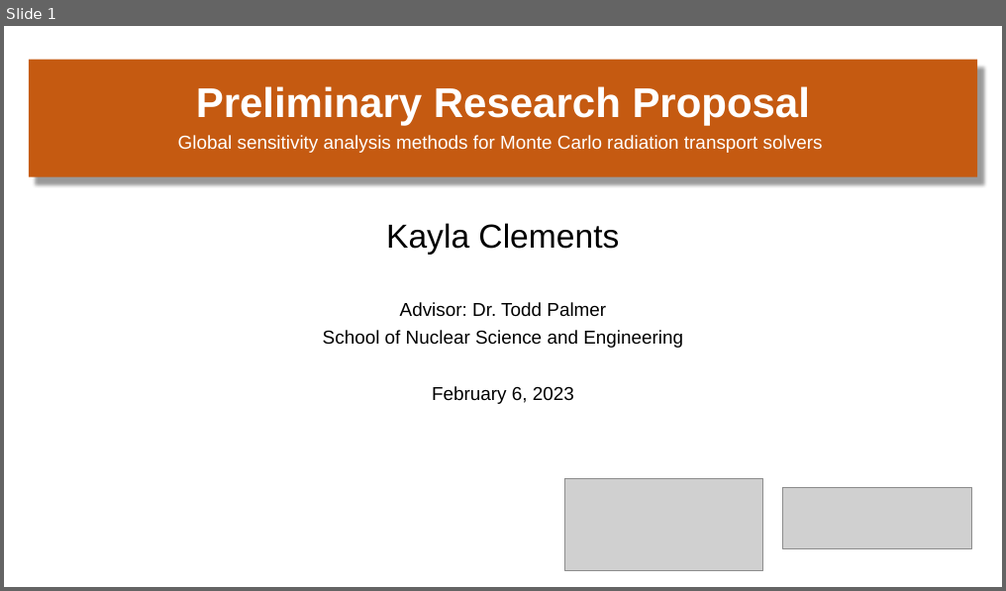
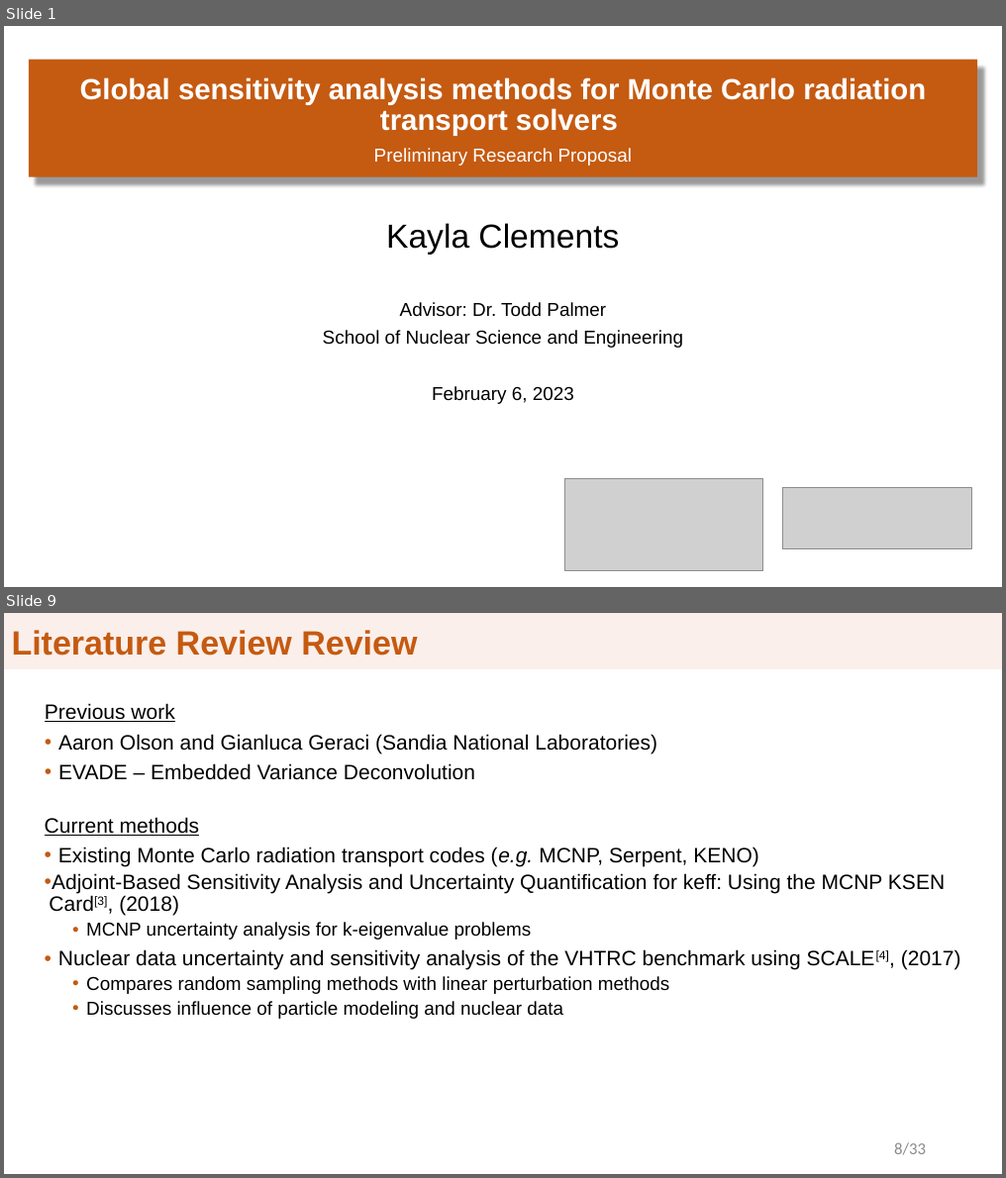
Before and after one commit to clemekay/preliminary-exam, a slide deck: Prelim_presentation.pptx. Shown one above the other, each under a label of ours: slide 1 before the commit, slides 1 and 9 after it; the slides between them are not shown. The pictures are 1006x591 and 1006x1178 pixels, drawn with LibreOffice and Linux fonts; fonts in the diff are those of the drawing; grey boxes stand for pictures; background and template pictures are left out. Boxes give left, top, right and bottom in pixels: in the first picture for what was removed or moved away, otherwise in the second. Text is boxed around its words. In the diff, an @@ line names an element or a change of style, - is before the commit and + after.

```diff
--- a/Prelim_presentation.pptx
+++ b/Prelim_presentation.pptx
@@ slide 9 added at (4,613,1002,1174), background #FFFFFF @@
@@ title added at (4,613,1002,668), fill #FAEFEA, outline #FAEFEA 0.75 pt, 32.4 pt, text #C55A11, bold @@
+Literature Review Review
@@ rectangle added at (822,613,1002,668), fill #FAEFEA, outline #FAEFEA 1 pt @@
@@ text added at (45,703,657,780), 20 pt, text #000000 @@
+Previous work
+• Aaron Olson and Gianluca Geraci (Sandia National Laboratories)
+• EVADE – Embedded Variance Deconvolution
@@ text added at (45,817,961,1019), 20 pt, text #000000 @@
+Current methods
+• Existing Monte Carlo radiation transport codes (e.g. MCNP, Serpent, KENO)
+• Adjoint-Based Sensitivity Analysis and Uncertainty Quantification for keff: Using the MCNP KSEN Card[3], (2018)
+  • MCNP uncertainty analysis for k-eigenvalue problems
+• Nuclear data uncertainty and sensitivity analysis of the VHTRC benchmark using SCALE[4], (2017)
+  • Compares random sampling methods with linear perturbation methods
+  • Discusses influence of particle modeling and nuclear data
@@ text added at (894,1143,926,1156), 16 pt, text #8C8C8C @@
+8/33
@@ slide 1 changed as well @@
@@ title at (80,77,926,136): text changed; size 40 to 28 pt @@
-Preliminary Research Proposal
+Global sensitivity analysis methods for Monte Carlo radiation transport solvers
@@ subtitle at (374,148,633,166): text changed @@
-Global sensitivity analysis methods for Monte Carlo radiation transport solvers
+Preliminary Research Proposal
```
Also in this commit, not shown: 7 other slides changed, 41 other slides added, 6 slides removed, 1 other file.
